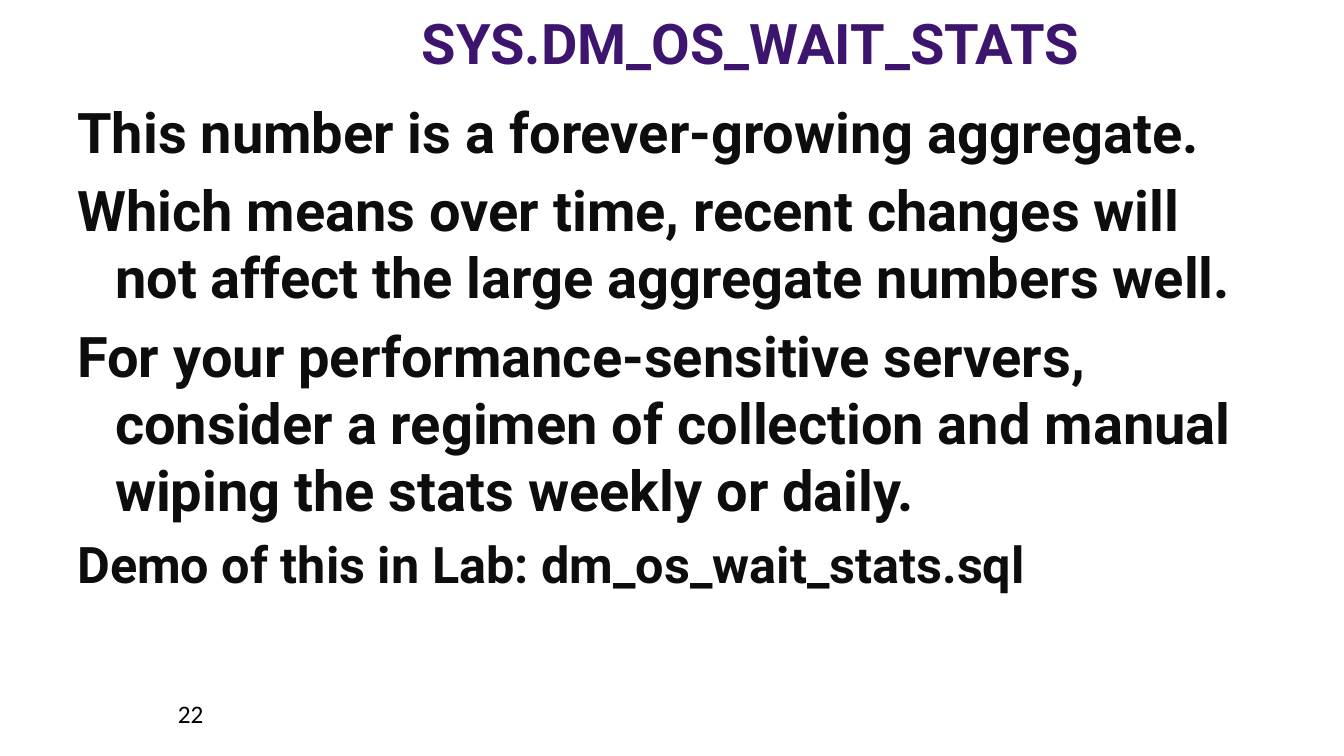
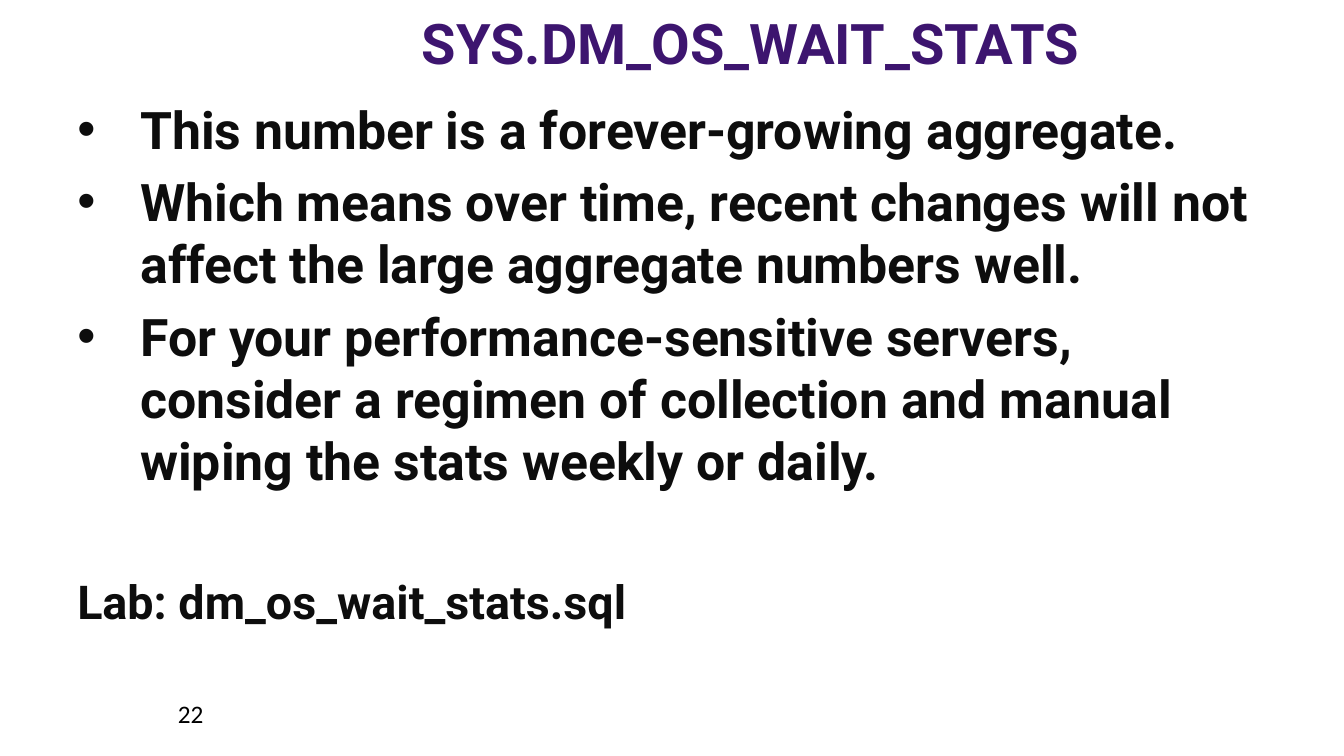
Before and after one commit to williamadba/Public-Presentations, a slide deck: slide 22 of SQLSat Pensacola 2019/DBA Best Practices with DMVs.pptx. Drawn at 1344x756 pixels with LibreOffice and Linux fonts; fonts in the diff are those of the drawing. Boxes give left, top, right and bottom in pixels: in the first picture for what was removed or moved away, otherwise in the second. Text is boxed around its words. In the diff, an @@ line names an element or a change of style, - is before the commit and + after.

```diff
--- a/SQLSat Pensacola 2019/DBA Best Practices with DMVs.pptx
+++ b/SQLSat Pensacola 2019/DBA Best Practices with DMVs.pptx
@@ text at (140,109,1248,491): size 40 to 37 pt in "This number is a forever-growing aggregate.", "Which means over time, recent changes will ...", "For your performance-sensitive servers, consider a regimen ..."; bullet none to • @@
@@ text at (77,584,626,629): text changed; size 36 to 33.3 pt @@
-Demo of this in Lab: dm_os_wait_stats.sql
+Lab: dm_os_wait_stats.sql
```
Also in this commit, not shown: 5 other slides changed.
